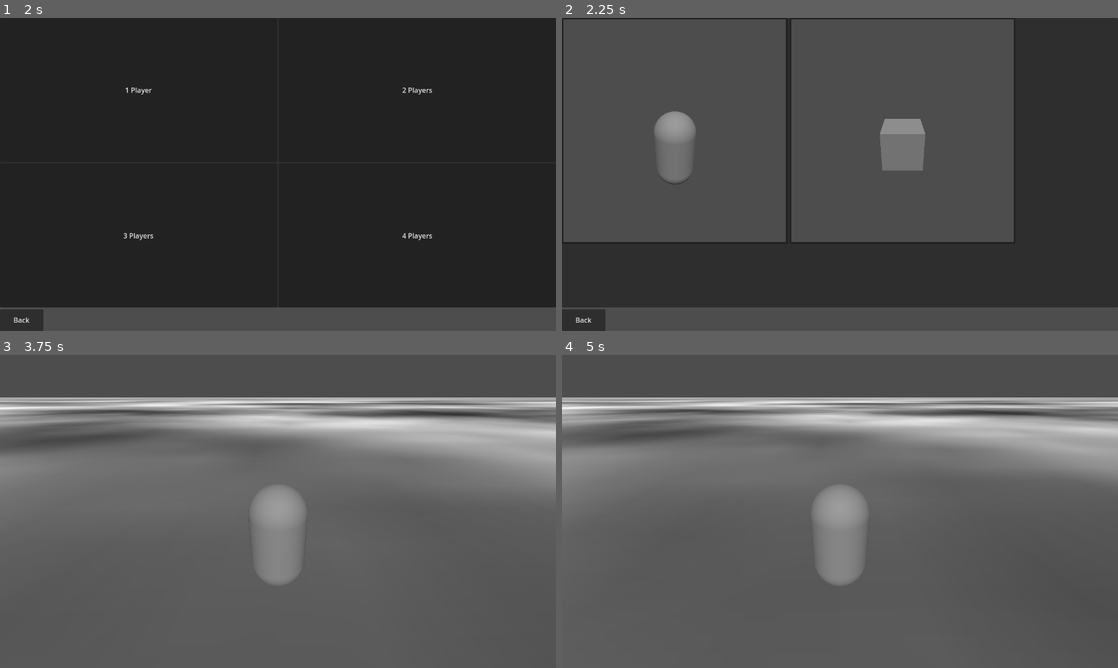
Above: before the commit, frames 1-4 (two rows, left to right).
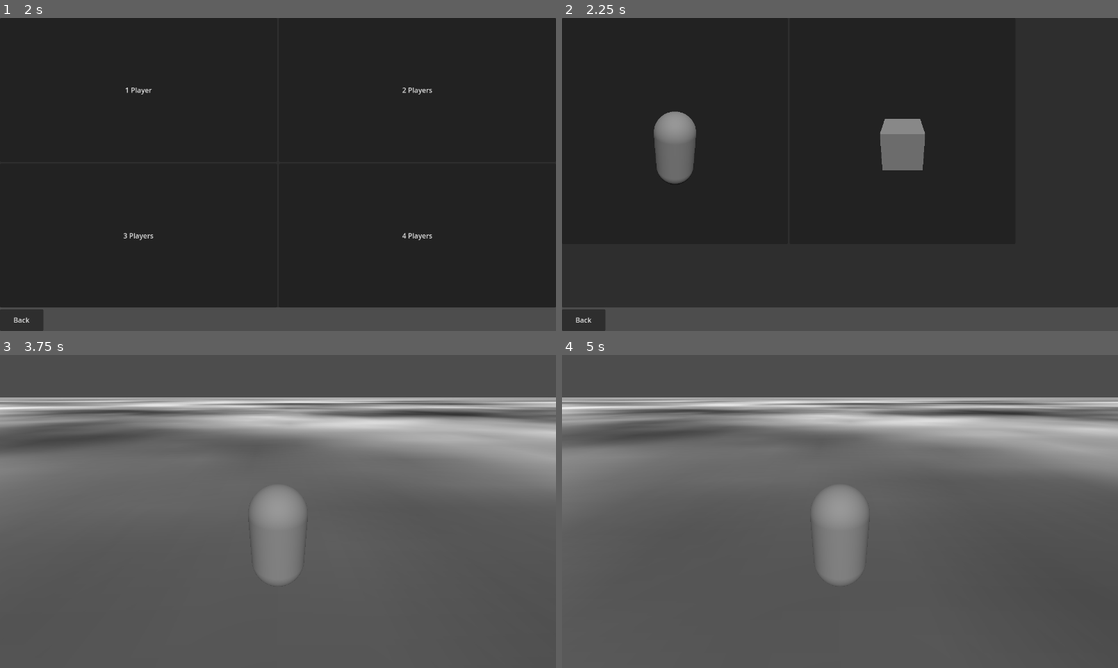
Above: after the commit, the same moments.

Repository: CoffeeCoder1/superpeterkart
Game: Godot game, scene res://scenes/main.tscn
The game is run twice, just before and just after one commit, with the same random seed, the same clock (stepped at 60 frames per second) and the same inputs.
Inputs (mouse positions are in pixels of both pictures, inside the frame that each line leads up to):
- Up to frame 1 (2 s): tap Enter at 0.5 s; hold Right (ui_right) 0.53-1.25 s; hold N (player1_boost) 0.53-1.25 s; click "Create Game" at 1.25 s
- Up to frame 2 (2.25 s): click "1 Player" at 2 s
- Up to frame 3 (3.75 s): click (111, 467) at 2.77 s; click "Test Map" at 3.5 s
- Up to frame 4 (5 s): tap Space at 4.25 s; hold Down (ui_down) from 4.28 s (still down); tap N (player1_boost) at 4.35 s

Frame 1 is identical in both runs. In frame 2, 54% of the frame differs, in the area x 0-82%, y 0-72%; in frame 3, less than 0.1%; in frame 4, less than 0.1%.

Commit message:
Make the character preview transparent Allows for the selection button background color to show through.

Diff:
--- a/scenes/classes/character_preview/character_preview_world.tscn
+++ b/scenes/classes/character_preview/character_preview_world.tscn
@@ -11,6 +11,7 @@
 [node name="CharacterPreviewWorld" type="SubViewport"]
 own_world_3d = true
 world_3d = SubResource("World3D_s0vgr")
+transparent_bg = true
 script = ExtResource("1_jd4a2")
 
 [node name="DirectionalLight3D" type="DirectionalLight3D" parent="."]
